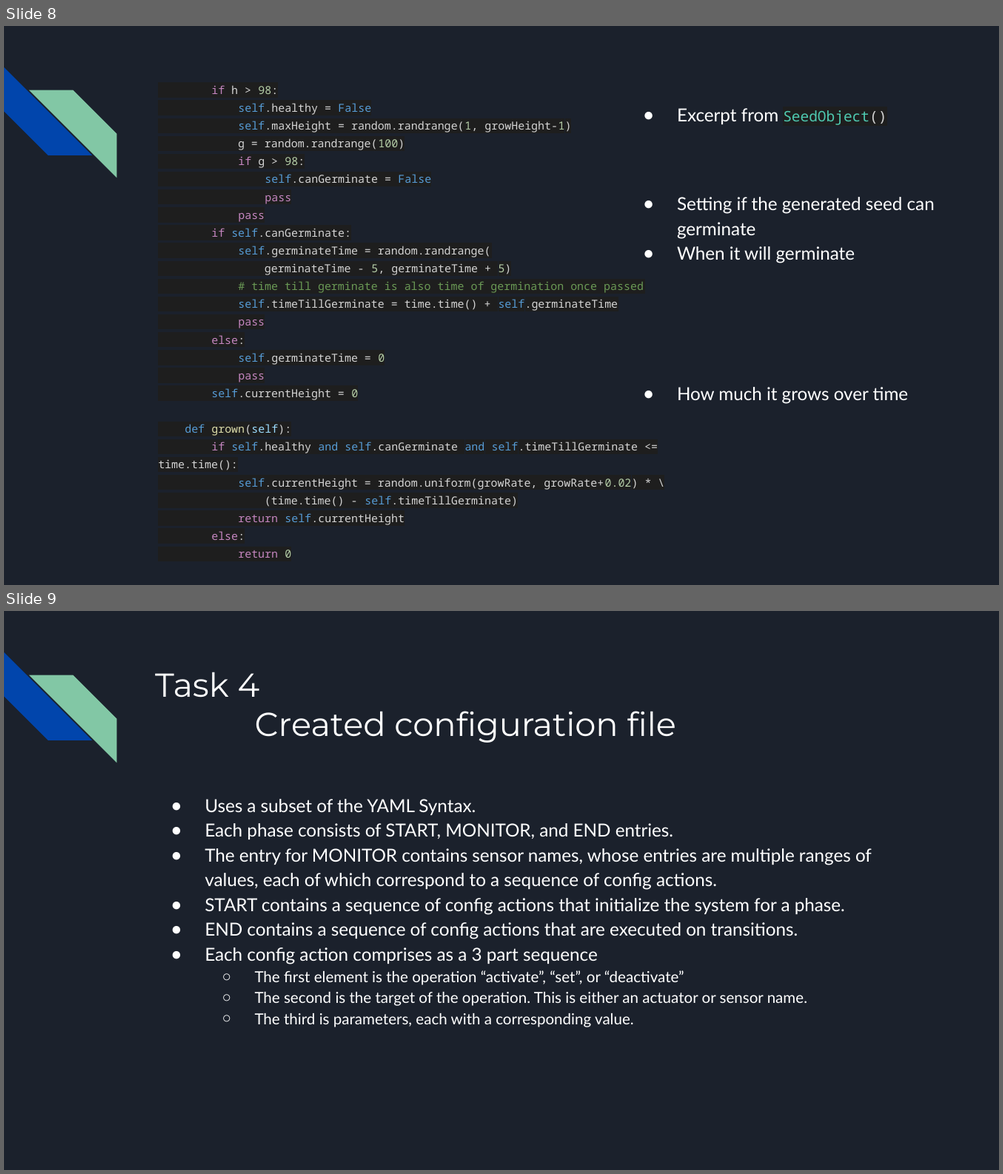
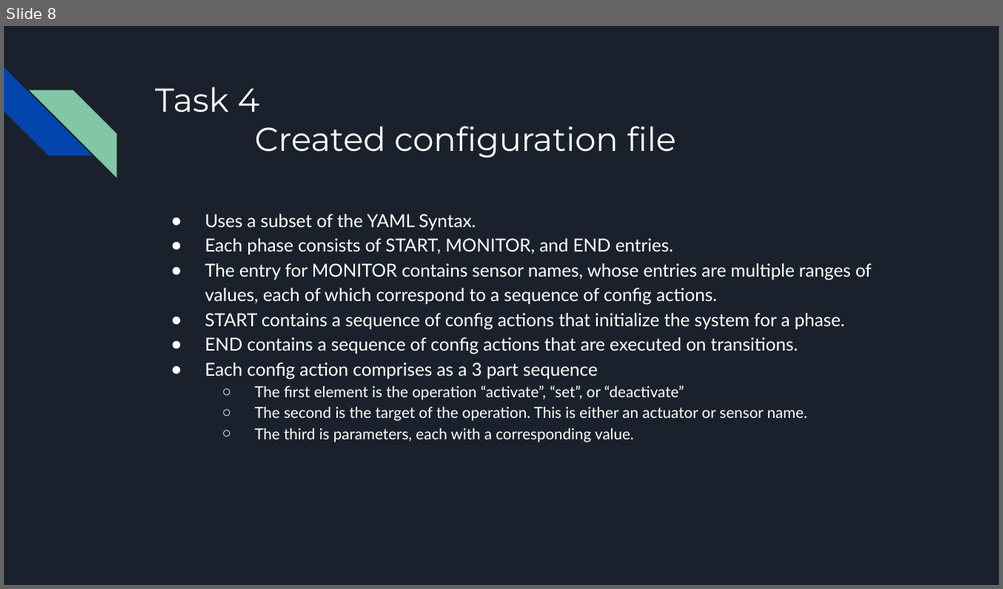
Before and after one commit to killsap/automated-multi-cycle-farming-in-space-website, a slide deck: docs/Milestone2Presentation.pptx. Shown one above the other, each under a label of ours: slides 8 and 9 before the commit, slide 8 after it. The pictures are 1003x1174 and 1003x589 pixels, drawn with LibreOffice and Linux fonts; fonts in the diff are those of the drawing. Boxes give left, top, right and bottom in pixels: in the first picture for what was removed or moved away, otherwise in the second. Text is boxed around its words. In the diff, an @@ line names an element or a change of style, - is before the commit and + after.

```diff
--- a/docs/Milestone2Presentation.pptx
+++ b/docs/Milestone2Presentation.pptx
@@ slide 8 removed at box(4, 26, 999, 585), background #1B212C; not listed: 2 template elements that a slide beside it also shows @@
@@ text removed at box(158, 85, 643, 540) @@
-if h > 98:
-self.healthy = False
-self.maxHeight = random.randrange(1, growHeight-1)
-g = random.randrange(100)
-if g > 98:
-self.canGerminate = False
-pass
-pass
-if self.canGerminate:
-self.germinateTime = random.randrange(
-germinateTime - 5, germinateTime + 5)
-# time till germinate is also time of germination once passed
-self.timeTillGerminate = time.time() + self.germinateTime
-pass
-else:
-self.germinateTime = 0
-pass
-self.currentHeight = 0
-def grown(self):
-if self.healthy and self.canGerminate and self.timeTillGerminate <= time.time():
-self.currentHeight = random.uniform(growRate, growRate+0.02) * \
-(time.time() - self.timeTillGerminate)
-return self.currentHeight
-else:
-return 0
@@ text removed at box(677, 108, 934, 404) @@
-● Excerpt from SeedObject()
-● Setting if the generated seed can germinate
-● When it will germinate
-● How much it grows over time
@@ what was slide 9 is now slide 8 @@
```
Also in this commit, not shown: 10 slides changed, 4 slides added, 1 other slide removed.
